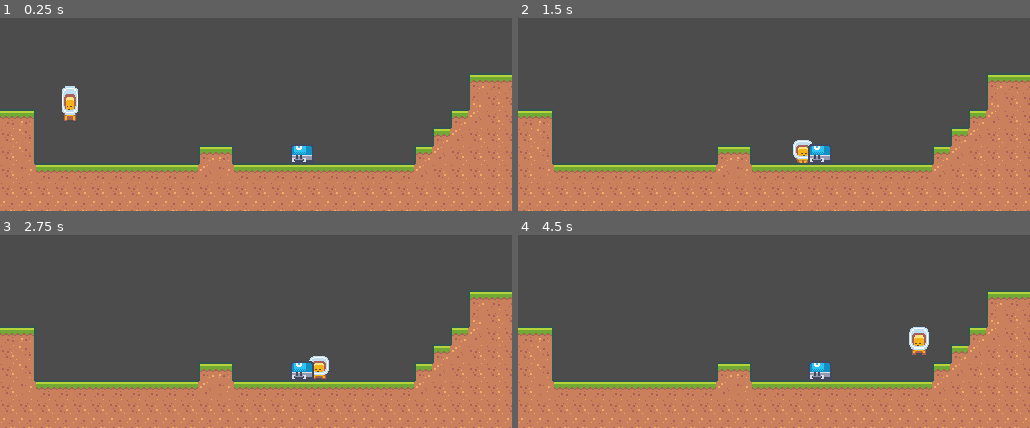
Above: before the commit, frames 1-4 (two rows, left to right).
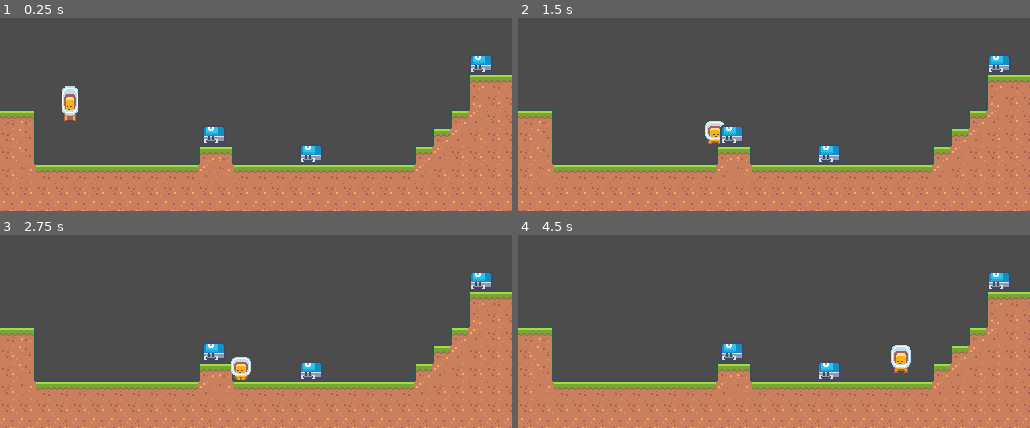
Above: after the commit, the same moments.

Repository: anotherwally/2DPlatformer
Game: Godot game, scene res://scenes/World.tscn
The game is run twice, just before and just after one commit, with the same random seed, the same clock (stepped at 60 frames per second) and the same inputs.
Inputs:
- Up to frame 1 (0.25 s): no input
- Up to frame 2 (1.5 s): hold D (right) from 0.53 s (still down); tap Space (jump) at 0.77 s
- Up to frame 3 (2.75 s): tap Space (jump) at 1.52 s; release D (right) at 2.03 s; hold A (left) from 2.03 s (still down)
- Up to frame 4 (4.5 s): release A (left) at 2.78 s; hold D (right) 2.78-4.28 s; tap Space (jump) at 3.02, 3.77 s; hold A (left) from 4.28 s (still down)

The runs differ from the first frame. In frame 1, 0.9% of the frame differs, in the area x 39-96%, y 19-75%; in frame 2, 1.6%; in frame 3, 1.5%; in frame 4, 1.9%.

Commit message:
Update README
- Add additional enemies

Diff:
--- a/scenes/Player.gd
+++ b/scenes/Player.gd
@@ -3,7 +3,7 @@
 export var SPEED := 300
 export var JUMP_SPEED := -600
 export var GRAVITY := 2200
-export var stomp_bump_strength := -800.0
+export var stomp_bump_strength := -400.0
 
 const UP_DIR = Vector2.UP
 
--- a/scenes/World.tscn
+++ b/scenes/World.tscn
@@ -224,4 +224,10 @@
 [node name="Enemies" type="Node2D" parent="."]
 
 [node name="Enemy" parent="Enemies" instance=ExtResource( 3 )]
-position = Vector2( 302, 242 )
+position = Vector2( 311, 242 )
+
+[node name="Enemy2" parent="Enemies" instance=ExtResource( 3 )]
+position = Vector2( 481, 152 )
+
+[node name="Enemy3" parent="Enemies" instance=ExtResource( 3 )]
+position = Vector2( 214, 223 )
Not shown, changed: README.md
